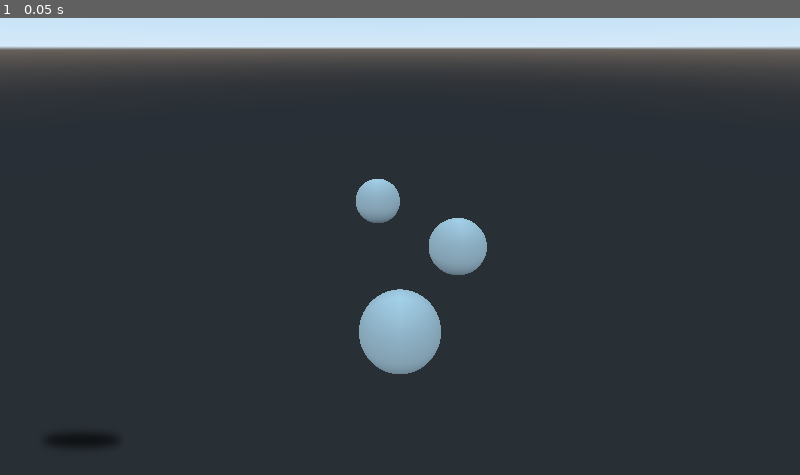
Above: before the commit, frame 1.
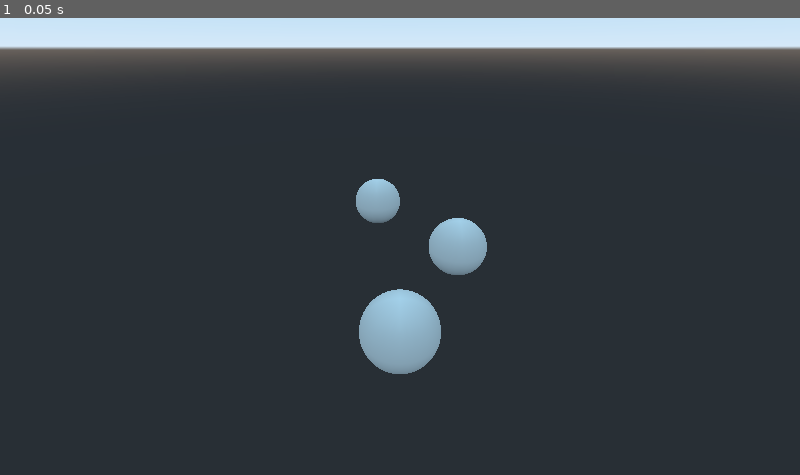
Above: after the commit, the same moment.

Repository: fintanneff/GodotWithGit
Game: Godot game, scene res://GarbageTestContent/TestSceneOne.tscn
Same seed, same stepped clock (60 frames per second), same inputs: the game is played once before the commit and once after it.
Inputs:
- Up to frame 1 (0.05 s): no input

The runs differ from the first frame. In frame 1, 0.1% of the frame differs, in the area x 6-14%, y 91-94%.

Commit message:
Test
oog

Diff:
--- a/GodotWithGitProj/GarbageTestContent/TestSceneOne.tscn
+++ b/GodotWithGitProj/GarbageTestContent/TestSceneOne.tscn
@@ -1,6 +1,4 @@
-[gd_scene load_steps=3 format=2]
-
-[ext_resource path="res://GarbageTestContent/little_blob.png" type="Texture" id=1]
+[gd_scene load_steps=2 format=2]
 
 [sub_resource type="SphereMesh" id=1]
 
@@ -22,7 +20,3 @@
 transform = Transform( 1, 0, 0, 0, 1, 0, 0, 0, 1, -1, 0, -8 )
 mesh = SubResource( 1 )
 material/0 = null
-
-[node name="little_blob" type="Sprite" parent="."]
-position = Vector2( 104, 527 )
-texture = ExtResource( 1 )
Binary file added: GodotWithGitProj/little_blob.png
Not shown, added: GodotWithGitProj/little_blob.png.import
